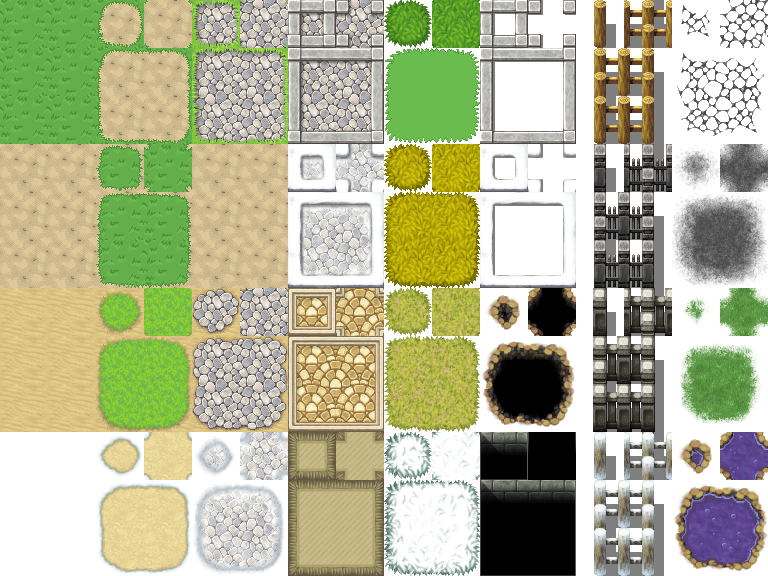
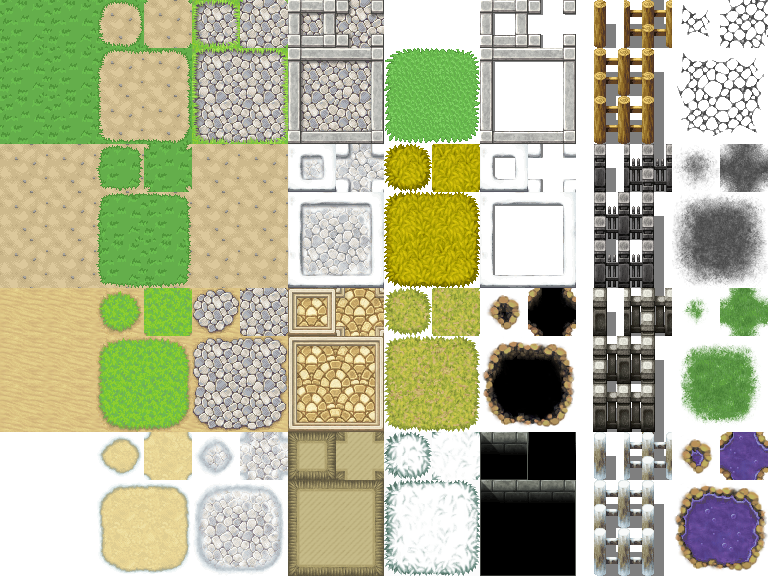
Before/after of a 768 x 576 layered artwork. What changed in the layer stack:
renamed "Layer" to "Base Layer", painted on it over <box>384,0,480,142</box>
renamed "Outside_A2.png" to "Old", painted on it over <box>384,0,480,142</box>
